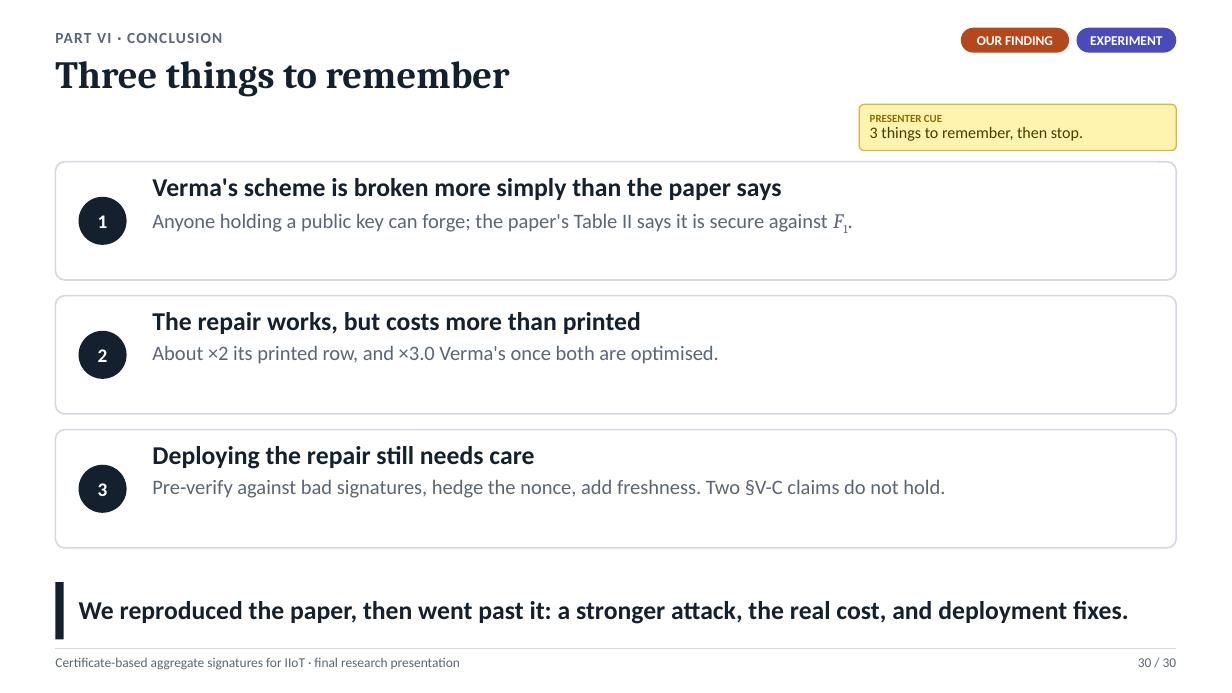
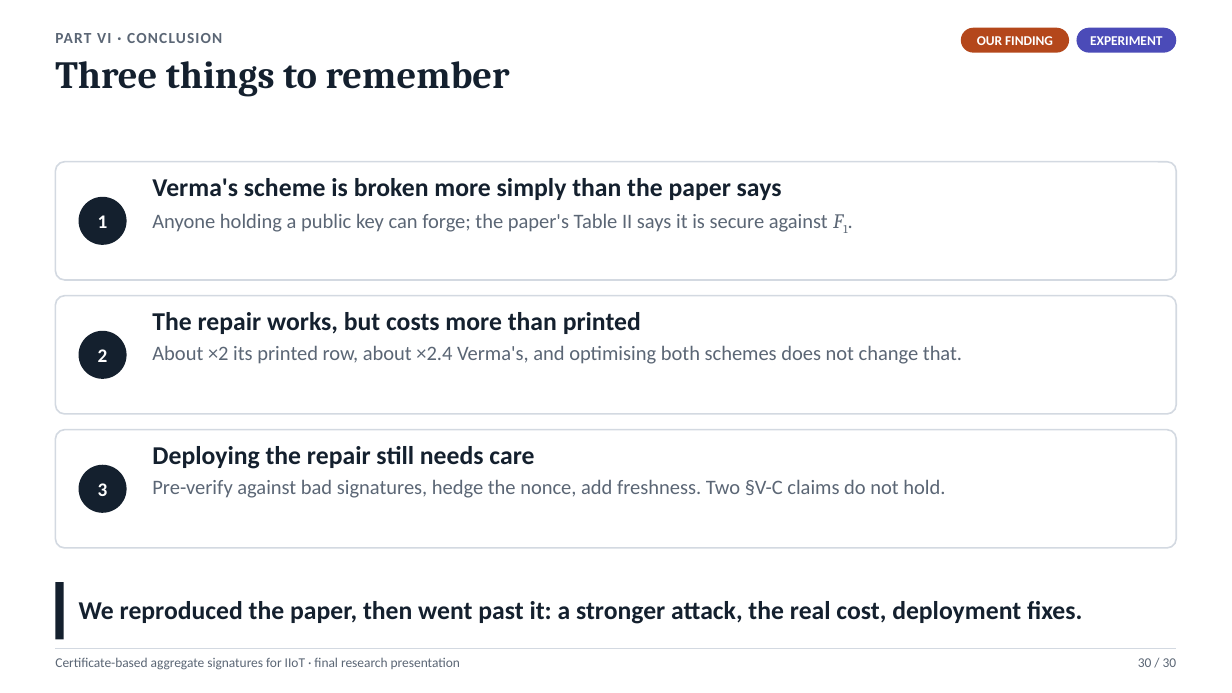
Before and after one commit to Anurag-1205/Certificate-Based-Aggregate-Signature, a slide deck: slide 30 of presentation/CBAS_Final_Presentation.pptx. Drawn at 1232x693 pixels with LibreOffice and Linux fonts; fonts in the diff are those of the drawing. Boxes give left, top, right and bottom in pixels: in the first picture for what was removed or moved away, otherwise in the second. Text is boxed around its words. In the diff, an @@ line names an element or a change of style, - is before the commit and + after.

Commit message:
Apply the review fixes to the final presentation
Correct the Part III claim to "x2.4 before and after optimisation" on
every slide that carried it. Add a standalone problem slide, explain the
reproduced attack on the recap and in backup B15, and define F1/F2 and
Te/Ta/Th where first used. Retag the aggregator property as known and
mark the aggregation-security card as the paper's argument. Presenter
cues are off by default; backup B16 lists the references. Still 30 main
slides.

```diff
--- a/presentation/CBAS_Final_Presentation.pptx
+++ b/presentation/CBAS_Final_Presentation.pptx
@@ rounded rectangle removed at box(860, 104, 1177, 151) @@
-PRESENTER CUE
-3 things to remember, then stop.
@@ text at box(152, 345, 962, 364): text changed @@
-About ×2 its printed row, and ×3.0 Verma's once both are optimised.
+About ×2 its printed row, about ×2.4 Verma's, and optimising both schemes does not change that.
@@ text at box(79, 601, 1083, 624): text changed @@
-We reproduced the paper, then went past it: a stronger attack, the real cost, and deployment fixes.
+We reproduced the paper, then went past it: a stronger attack, the real cost, deployment fixes.
```
Also in this commit, not shown: 23 other slides changed, 3 slides added, 1 slide removed, 15 other files.
